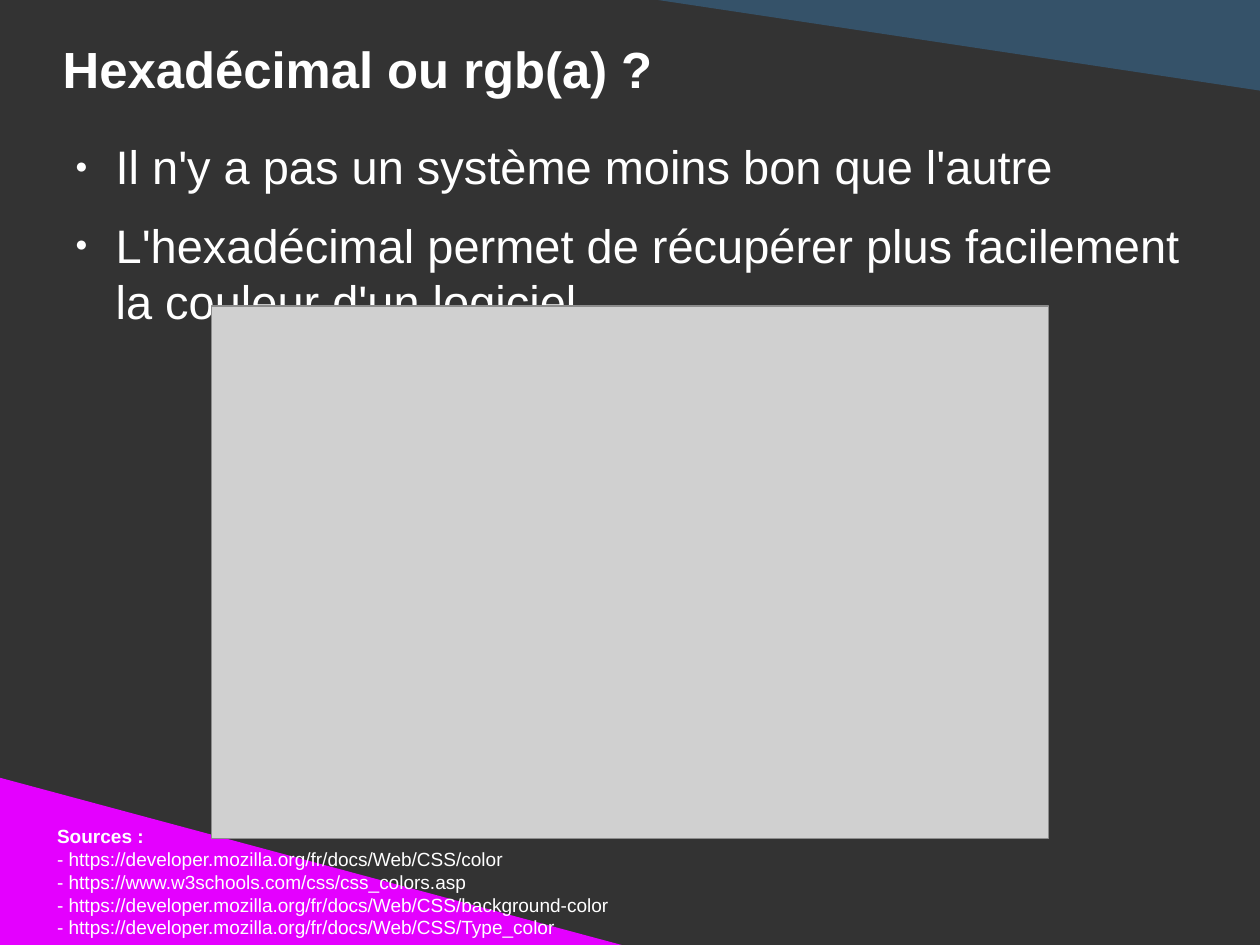
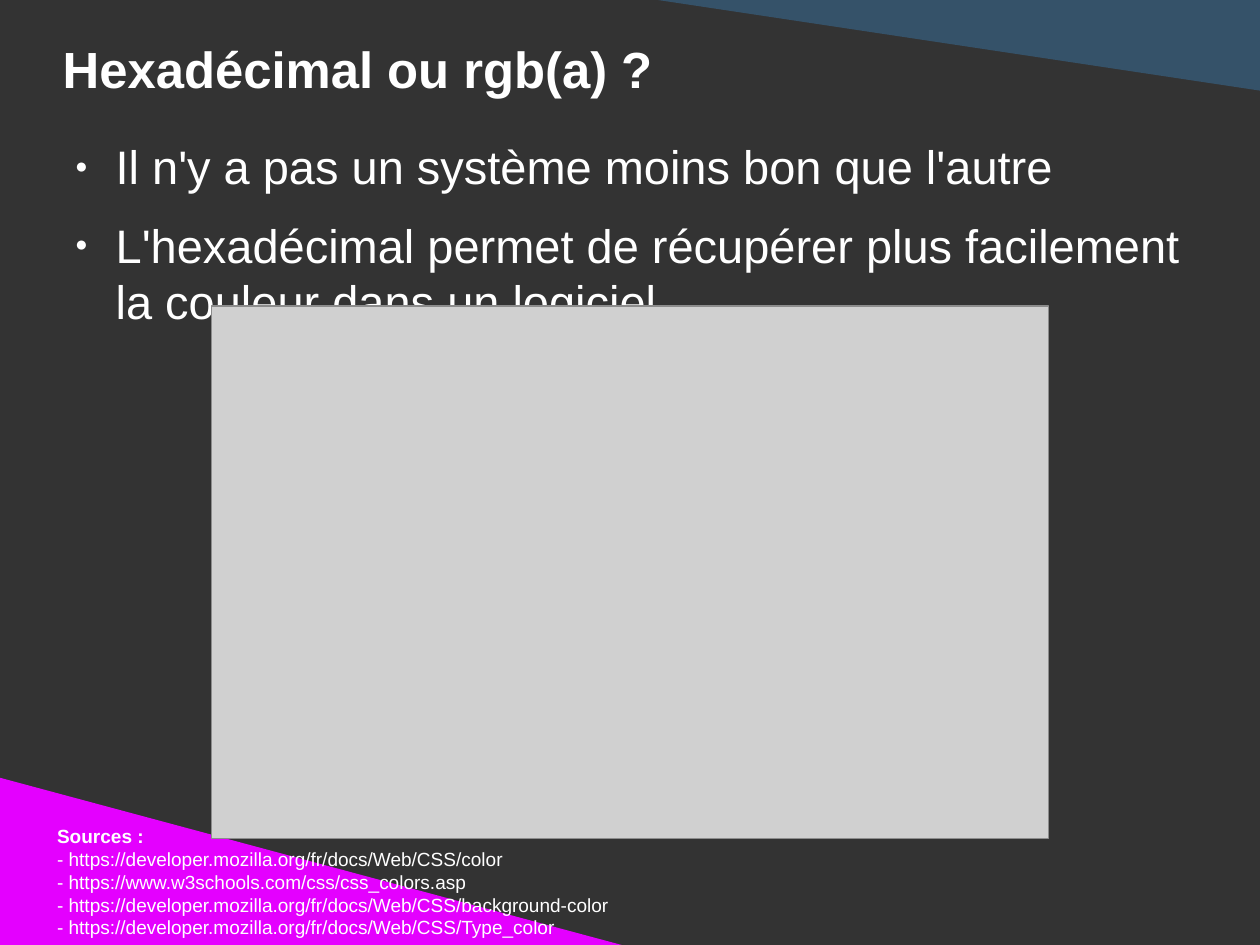
Before and after one commit to DanYellow/presentations, a slide deck: slide 13 of mmi/html/travaux-pratiques/numero-2/presentation.odp. Drawn at 1260x945 pixels with LibreOffice and Linux fonts; fonts in the diff are those of the drawing; grey boxes stand for pictures. Boxes give left, top, right and bottom in pixels: in the first picture for what was removed or moved away, otherwise in the second. Text is boxed around its words. In the diff, an @@ line names an element or a change of style, - is before the commit and + after.

```diff
--- a/mmi/html/travaux-pratiques/numero-2/presentation.odp
+++ b/mmi/html/travaux-pratiques/numero-2/presentation.odp
@@ text at bbox=[116, 228, 1179, 328]: text changed @@
-● L'hexadécimal permet de récupérer plus facilement la couleur d'un logiciel
+● L'hexadécimal permet de récupérer plus facilement la couleur dans un logiciel
```
Also in this commit, not shown: 4 other slides changed, 1 slide removed, 7 other files.
